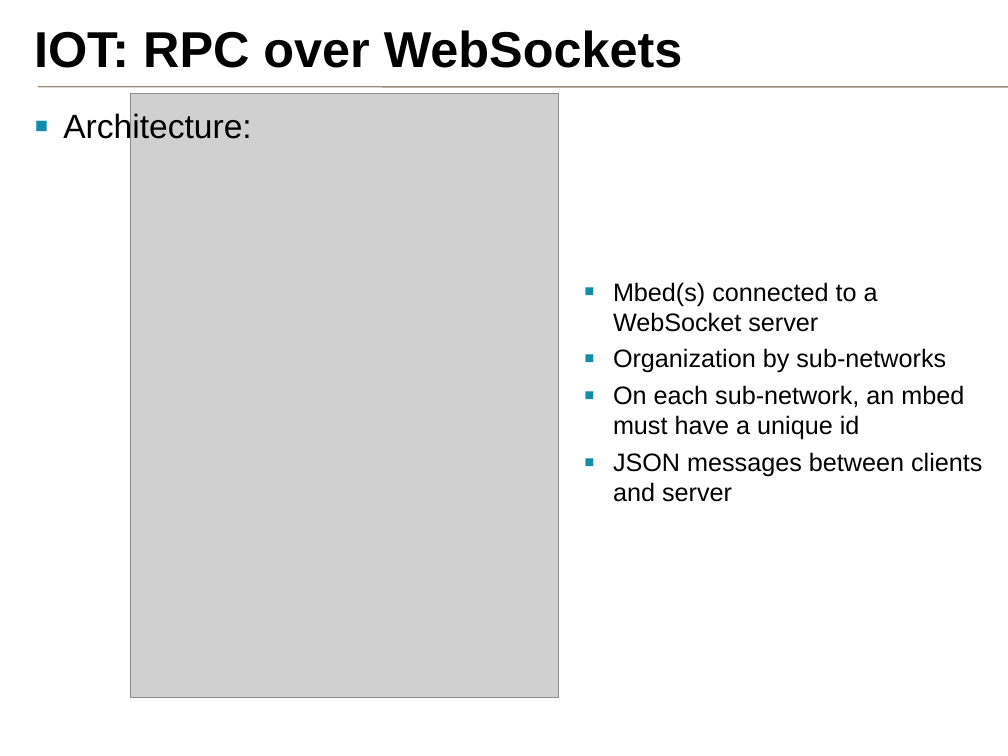
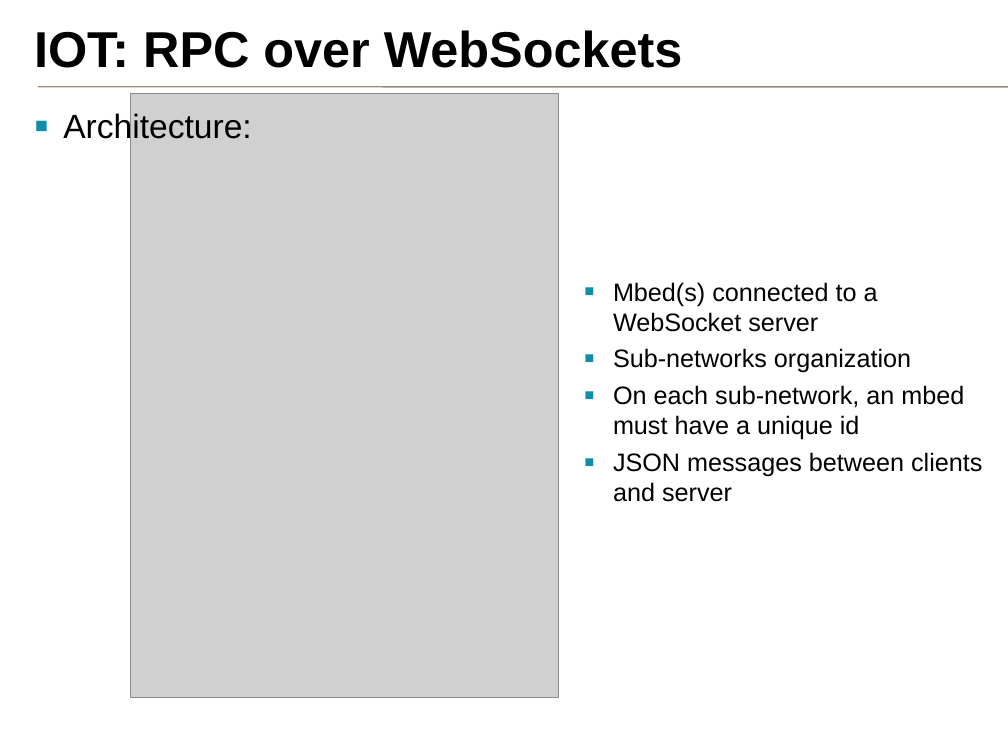
Before and after one commit to samux/ARM-internship-report, a slide deck: slide 15 of presentation_en/pres.pptx. Drawn at 1008x756 pixels with LibreOffice and Linux fonts; fonts in the diff are those of the drawing; grey boxes stand for pictures; background and template pictures are left out. Boxes give left, top, right and bottom in pixels: in the first picture for what was removed or moved away, otherwise in the second. Text is boxed around its words. In the diff, an @@ line names an element or a change of style, - is before the commit and + after.

```diff
--- a/presentation_en/pres.pptx
+++ b/presentation_en/pres.pptx
@@ text at box(613, 348, 911, 373): text changed @@
-▪ Organization by sub-networks
+▪ Sub-networks organization
```
Also in this commit, not shown: 6 other slides changed, 6 slides added, 1 other file.
